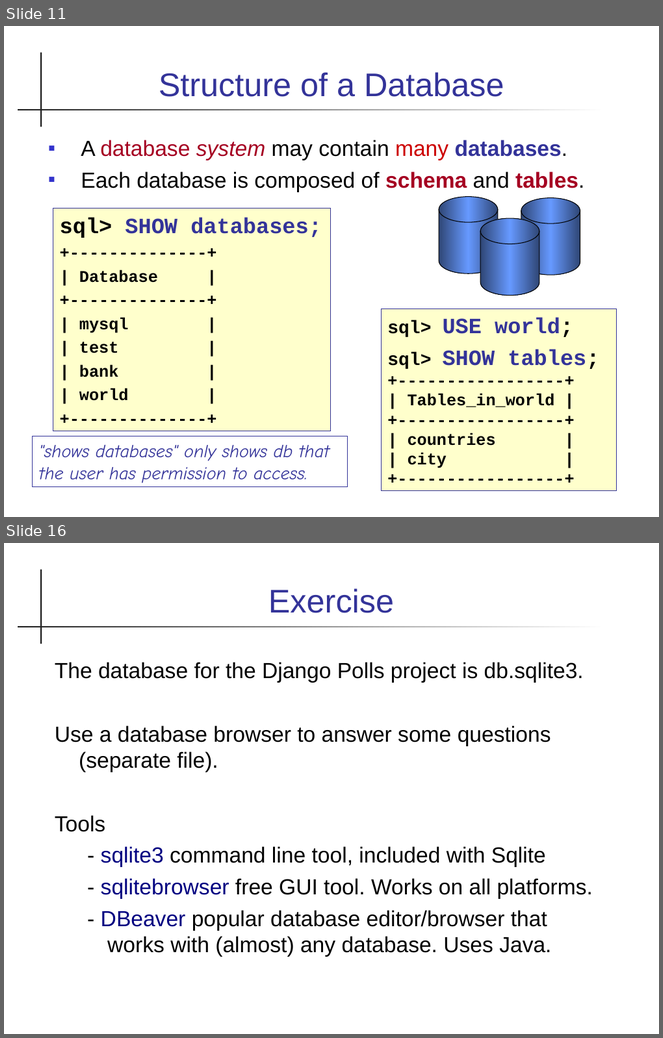
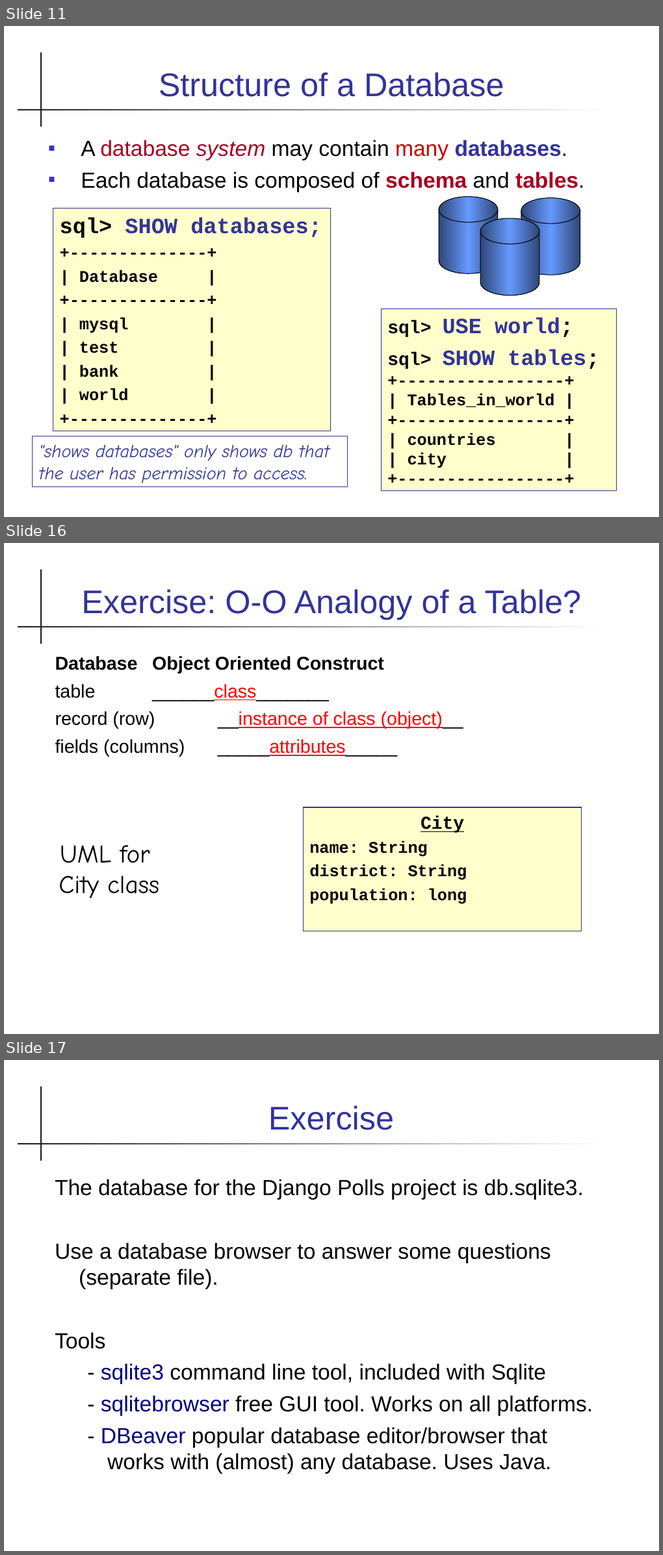
Before and after one commit to cpske/ISP, a slide deck: database/Database-Basics.ppt. Shown one above the other, each under a label of ours: slides 11 and 16 before the commit, slides 11, 16 and 17 after it; the slides between them are not shown. The pictures are 663x1038 and 663x1555 pixels, drawn with LibreOffice and Linux fonts; fonts in the diff are those of the drawing. Boxes give left, top, right and bottom in pixels: in the first picture for what was removed or moved away, otherwise in the second. Text is boxed around its words. In the diff, an @@ line names an element or a change of style, - is before the commit and + after.

Commit message:
edit some database slides

```diff
--- a/database/Database-Basics.ppt
+++ b/database/Database-Basics.ppt
@@ slide 16 added at (4, 543, 659, 1034), background #FFFFFF; not listed: 2 template elements that a slide beside it also shows @@
@@ title added at (81, 589, 581, 620), 36 pt, text #333399 @@
+Exercise: O-O Analogy of a Table?
@@ text added at (55, 656, 464, 757), 20.4 pt, text #000000 @@
+Database Object Oriented Construct
+table ______class_______
+record (row) __instance of class (object)__
+fields (columns) _____attributes_____
@@ rectangle added at (304, 808, 582, 932), fill #FFFFCC, outline #333399 0.74 pt, 18 pt, text #000000, bold @@
+City
+name: String
+district: String
+population: long
@@ text added at (59, 845, 159, 899), 28 pt, text #000000 @@
+UML for
+City class
@@ what was slide 16 is now slide 17 @@
```
Also in this commit, not shown: 10 slides changed, 2 other files.
